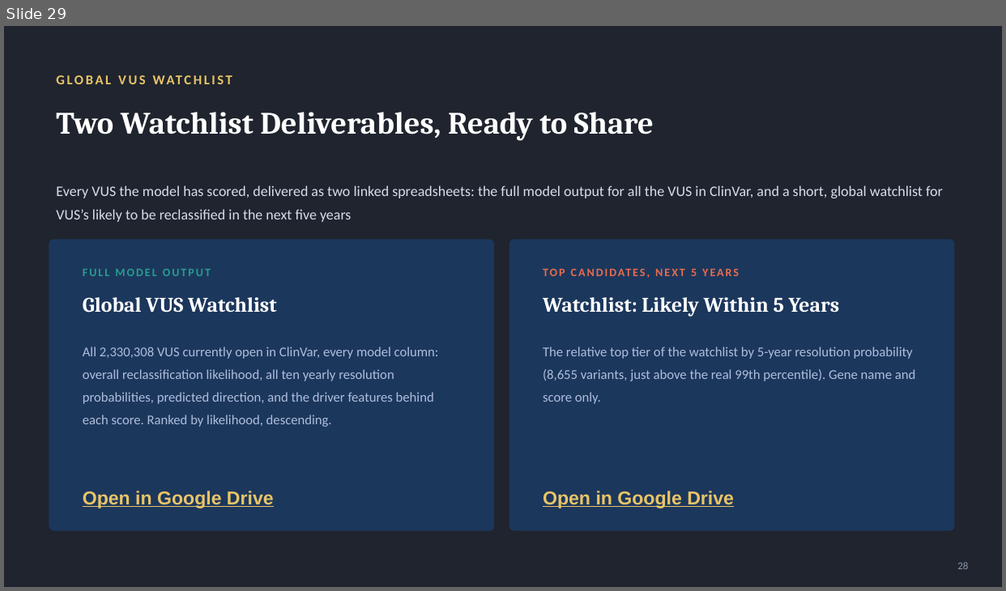
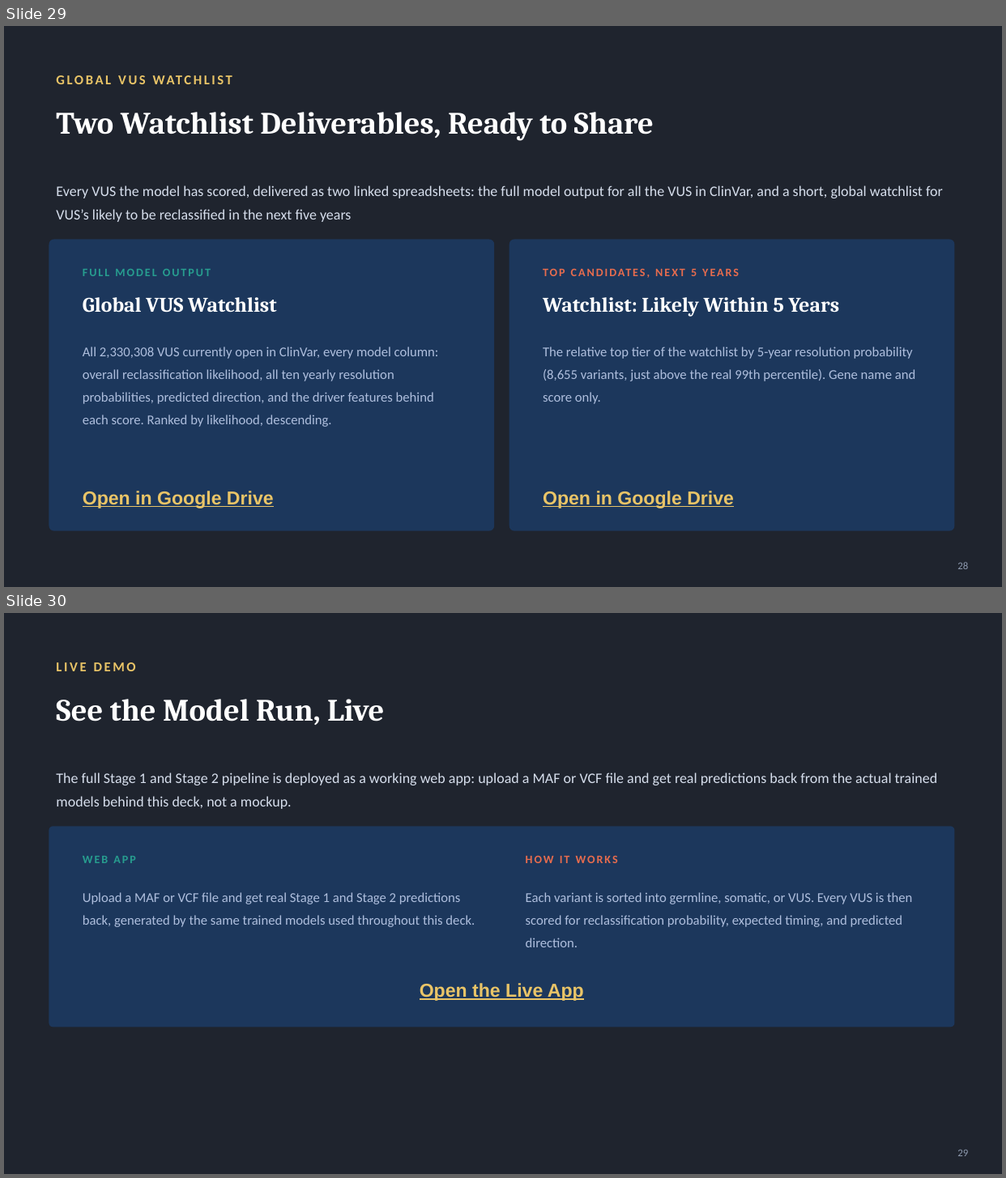
Before and after one commit to prs-016/Persistent-Systems-VUS-RECLASSIFICATION, a slide deck: VUS_Results_final_updated.pptx. Shown one above the other, each under a label of ours: slide 29 before the commit, slides 29 and 30 after it. The pictures are 1006x591 and 1006x1178 pixels, drawn with LibreOffice and Linux fonts; fonts in the diff are those of the drawing. Boxes give left, top, right and bottom in pixels: in the first picture for what was removed or moved away, otherwise in the second. Text is boxed around its words. In the diff, an @@ line names an element or a change of style, - is before the commit and + after.

```diff
--- a/VUS_Results_final_updated.pptx
+++ b/VUS_Results_final_updated.pptx
@@ slide 30 added at box(4, 613, 1002, 1174), background #1F242E @@
@@ text added at box(56, 662, 136, 671), 13 pt, text #E9C467, bold @@
+LIVE DEMO
@@ text added at box(56, 699, 384, 725), 30 pt, text #FFFFFF, bold @@
+See the Model Run, Live
@@ text added at box(56, 773, 937, 809), 14 pt, text #D6DEEC @@
+The full Stage 1 and Stage 2 pipeline is deployed as a working web app: upload a MAF or VCF file and get real predictions back from the actual trained models behind this deck, not a mockup.
@@ rounded rectangle added at box(49, 826, 955, 1027), fill #1C375C @@
@@ text added at box(526, 855, 618, 863), 11 pt, text #E76C4E, bold @@
+HOW IT WORKS
@@ text added at box(83, 856, 135, 863), 11 pt, text #279D8F, bold @@
+WEB APP
@@ text added at box(83, 892, 475, 927), 13 pt, text #AEBEDD @@
+Upload a MAF or VCF file and get real Stage 1 and Stage 2 predictions back, generated by the same trained models used throughout this deck.
@@ text added at box(526, 892, 912, 948), 13 pt, text #AEBEDD @@
+Each variant is sorted into germline, somatic, or VUS. Every VUS is then scored for reclassification probability, expected timing, and predicted direction.
@@ text added at box(420, 983, 584, 1001), 18 pt, text #E9C467, bold, underline @@
+Open the Live App
@@ text added at box(957, 1150, 968, 1157), 10 pt, text #8D99AE @@
+29
```
Also in this commit, not shown: 15 other files.
